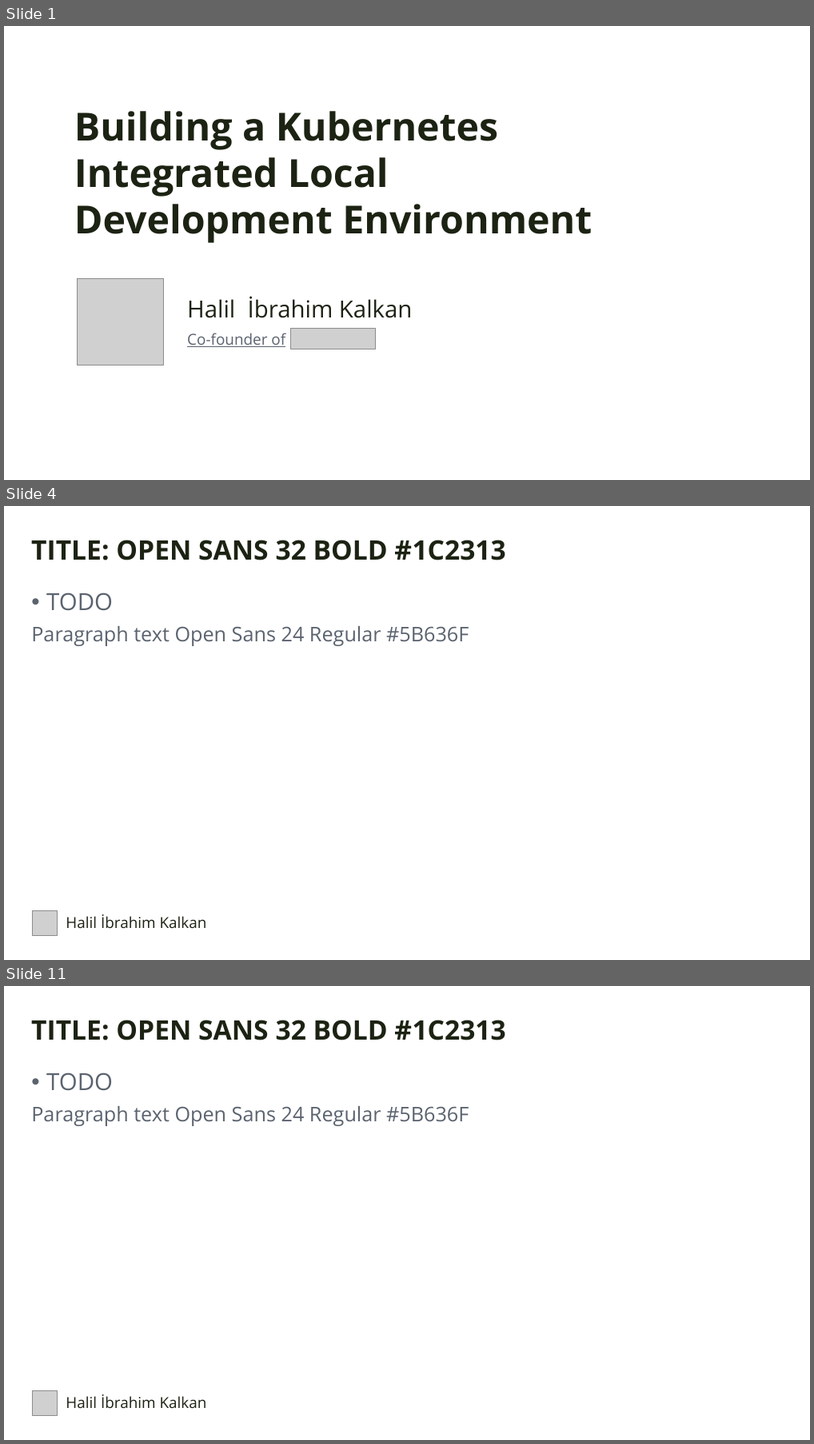
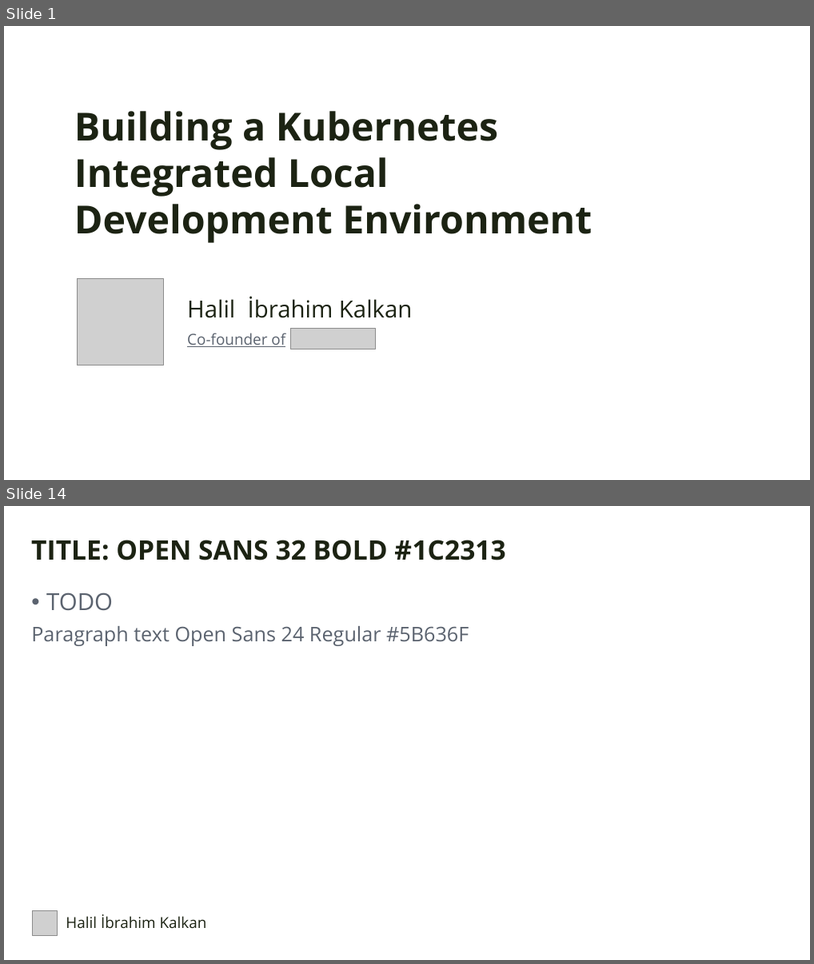
Before and after one commit to hikalkan/presentations, a slide deck: 2023-10-07 Devnot Kubernetes Integrated Development/KubernetesIntegratedDevelopment2023.pptx. Shown one above the other, each under a label of ours: slides 1, 4 and 11 before the commit, slides 1 and 14 after it; the slides between them are not shown. The pictures are 814x1444 and 814x964 pixels, drawn with LibreOffice and Linux fonts; fonts in the diff are those of the drawing; grey boxes stand for pictures; background and template pictures are left out. Boxes give left, top, right and bottom in pixels: in the first picture for what was removed or moved away, otherwise in the second. Text is boxed around its words. In the diff, an @@ line names an element or a change of style, - is before the commit and + after.

```diff
--- a/2023-10-07 Devnot Kubernetes Integrated Development/KubernetesIntegratedDevelopment2023.pptx
+++ b/2023-10-07 Devnot Kubernetes Integrated Development/KubernetesIntegratedDevelopment2023.pptx
@@ slide 4 removed at box(4, 506, 810, 960), background picture (left out) @@
@@ text removed at box(31, 540, 506, 560) @@
-TITLE: OPEN SANS 32 BOLD #1C2313
@@ text removed at box(31, 592, 469, 646) @@
-• TODO
-Paragraph text Open Sans 24 Regular #5B636F
@@ picture removed at box(32, 910, 57, 935) @@
@@ text removed at box(66, 914, 207, 928) @@
-Halil İbrahim Kalkan
@@ what was slide 11 is now slide 14 @@
```
Also in this commit, not shown: 1 slide changed, 11 slides added, 10 other slides removed.
